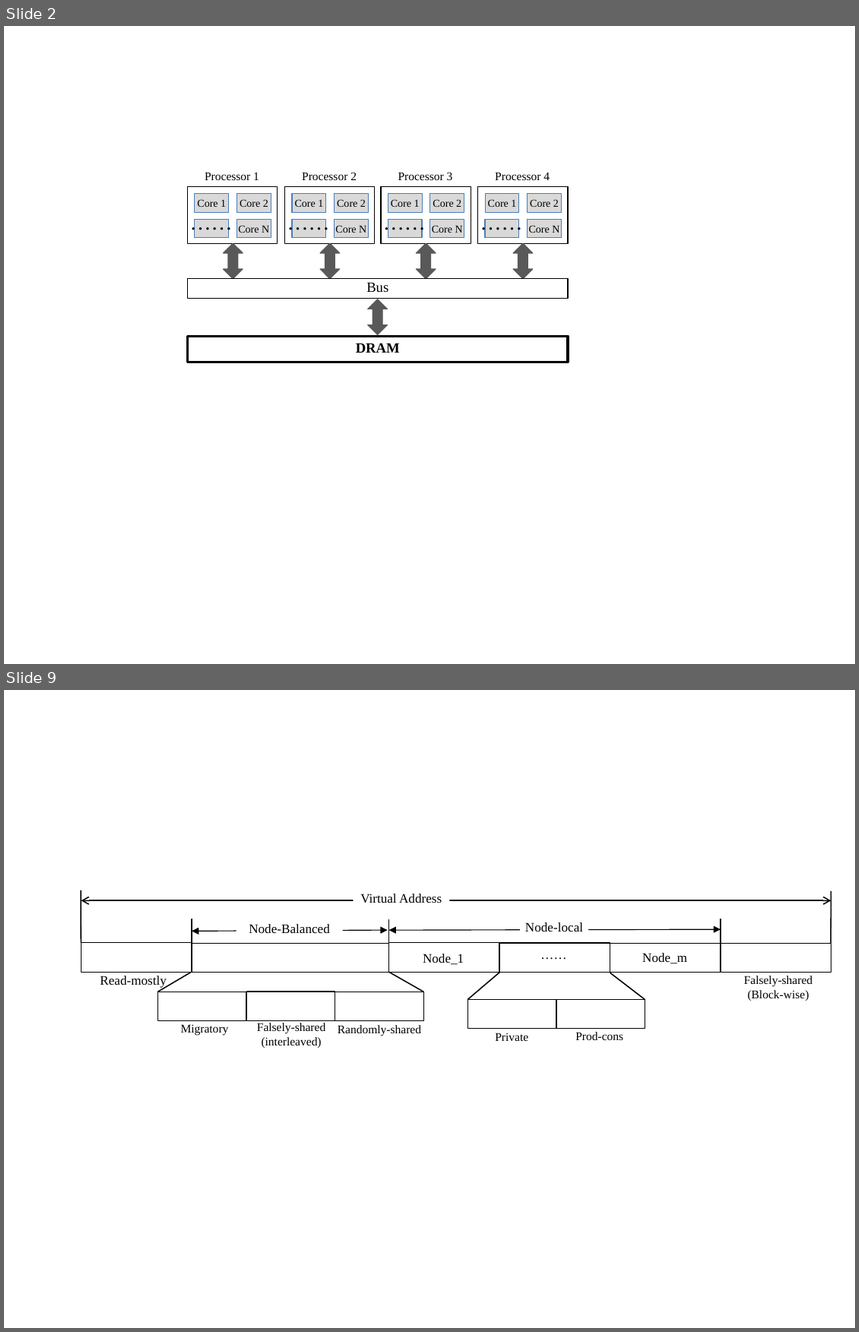
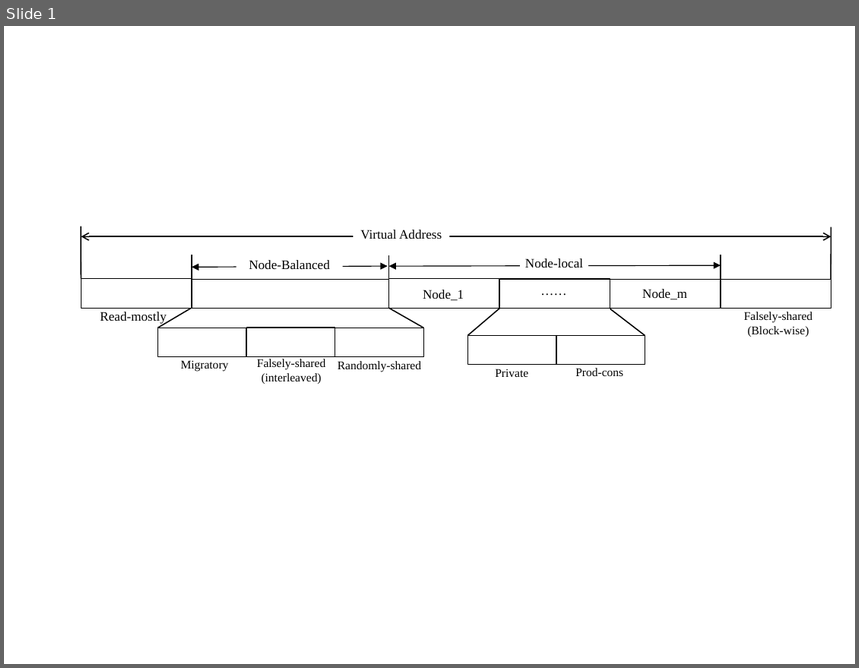
Before and after one commit to UTSASRG/numalloc, a slide deck: paper/figure/numalloc.pptx. Shown one above the other, each under a label of ours: slides 2 and 9 before the commit, slide 1 after it; the slides between them are not shown. The pictures are 859x1332 and 859x668 pixels, drawn with LibreOffice and Linux fonts; fonts in the diff are those of the drawing. Boxes give left, top, right and bottom in pixels: in the first picture for what was removed or moved away, otherwise in the second. Text is boxed around its words. In the diff, an @@ line names an element or a change of style, - is before the commit and + after.

```diff
--- a/paper/figure/numalloc.pptx
+++ b/paper/figure/numalloc.pptx
@@ slide 2 removed at (4,26,855,664), background #FFFFFF @@
@@ group removed at (188,172,278,244): 5 rectangles, 2 texts @@
-Processor 1
-Core 1
-Core 2
-Core N
-……
@@ group removed at (285,172,375,244): 5 rectangles, 2 texts @@
-Processor 2
-Core 1
-Core 2
-Core N
-……
@@ group removed at (381,172,471,244): 5 rectangles, 2 texts @@
-Processor 3
-Core 1
-Core 2
-Core N
-……
@@ group removed at (478,172,569,244): 5 rectangles, 2 texts @@
-Processor 4
-Core 1
-Core 2
-Core N
-……
@@ up down arrow removed at (224,244,243,280) @@
@@ up down arrow removed at (320,244,339,280) @@
@@ up down arrow removed at (416,244,436,280) @@
@@ up down arrow removed at (513,244,533,280) @@
@@ rectangle removed at (188,279,569,298) @@
-Bus
@@ up down arrow removed at (367,300,387,335) @@
@@ rectangle removed at (188,337,569,362) @@
-DRAM
@@ what was slide 9 is now slide 1 @@
```
Also in this commit, not shown: 4 slides added, 7 other slides removed, 9 other files.
